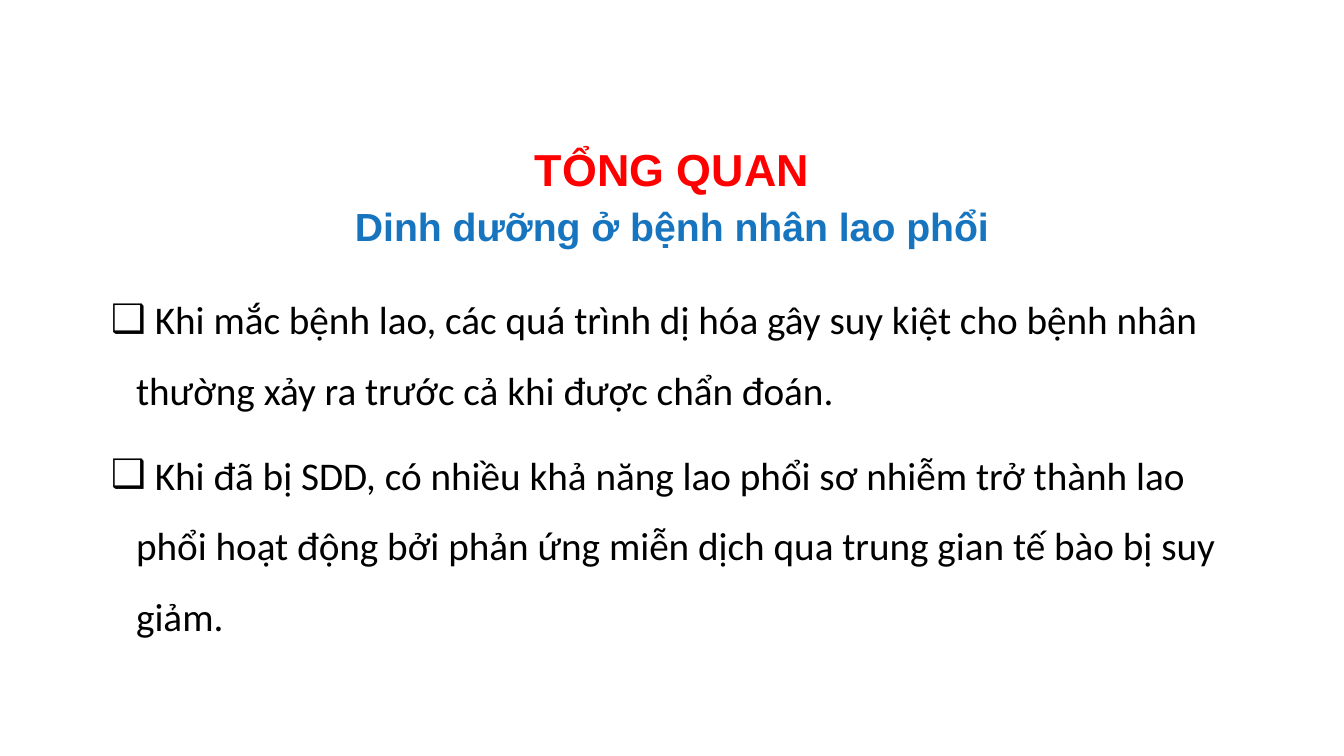
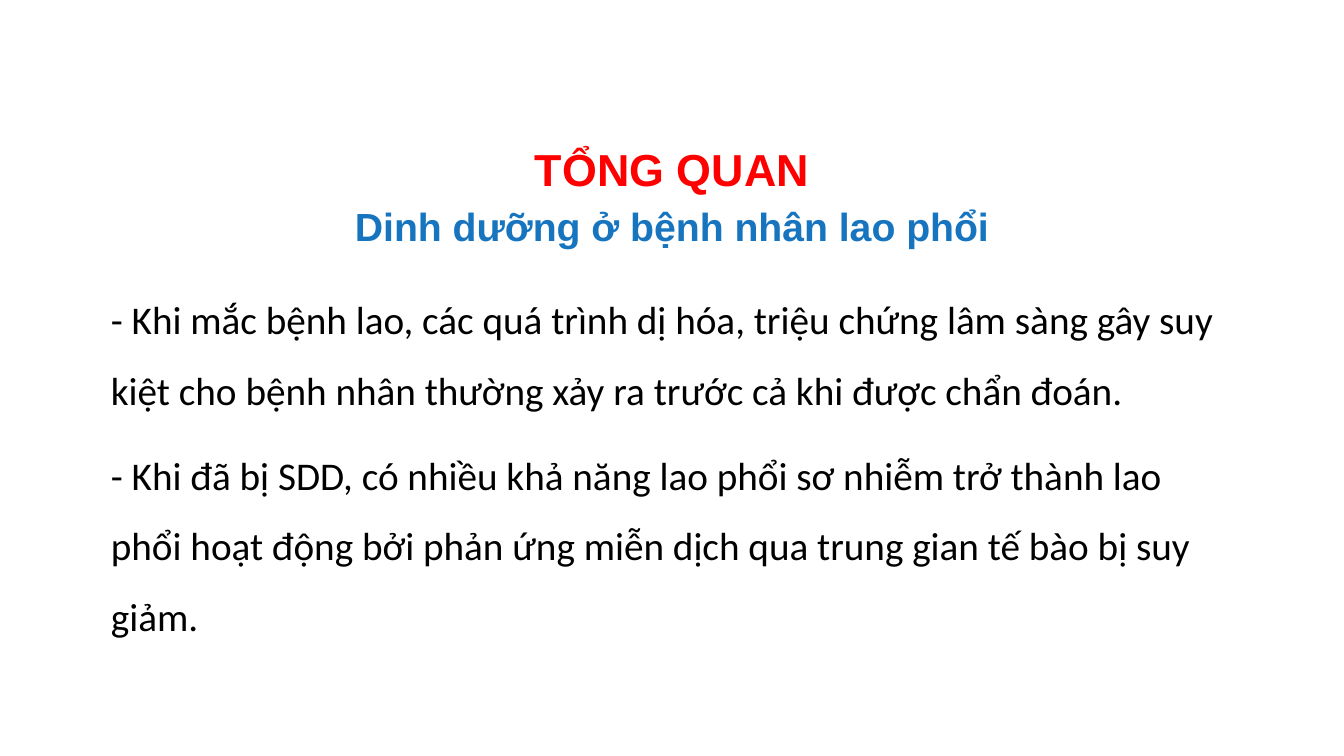
Before and after one commit to MedPocket/HPMUGraduation-thesis, a slide deck: slide 6 of Thuc-trang-va-mot-so-yeu-to-lien-quan-dinh-duong-BN-lao-phoi_Nhat-Nguyen.pptx. Drawn at 1344x756 pixels with LibreOffice and Linux fonts; fonts in the diff are those of the drawing; background and template pictures are left out. Boxes give left, top, right and bottom in pixels: in the first picture for what was removed or moved away, otherwise in the second. Text is boxed around its words. In the diff, an @@ line names an element or a change of style, - is before the commit and + after.

```diff
--- a/Thuc-trang-va-mot-so-yeu-to-lien-quan-dinh-duong-BN-lao-phoi_Nhat-Nguyen.pptx
+++ b/Thuc-trang-va-mot-so-yeu-to-lien-quan-dinh-duong-BN-lao-phoi_Nhat-Nguyen.pptx
@@ text at box(111, 302, 1213, 638): text changed @@
-❑ Khi mắc bệnh lao, các quá trình dị hóa gây suy kiệt cho bệnh nhân thường xảy ra trước cả khi được chẩn đoán.
-❑ Khi đã bị SDD, có nhiều khả năng lao phổi sơ nhiễm trở thành lao phổi hoạt động bởi phản ứng miễn dịch qua trung gian tế bào bị suy giảm.
+- Khi mắc bệnh lao, các quá trình dị hóa, triệu chứng lâm sàng gây suy kiệt cho bệnh nhân thường xảy ra trước cả khi được chẩn đoán.
+- Khi đã bị SDD, có nhiều khả năng lao phổi sơ nhiễm trở thành lao phổi hoạt động bởi phản ứng miễn dịch qua trung gian tế bào bị suy giảm.
```
Also in this commit, not shown: 29 other slides changed, 2 other files.
